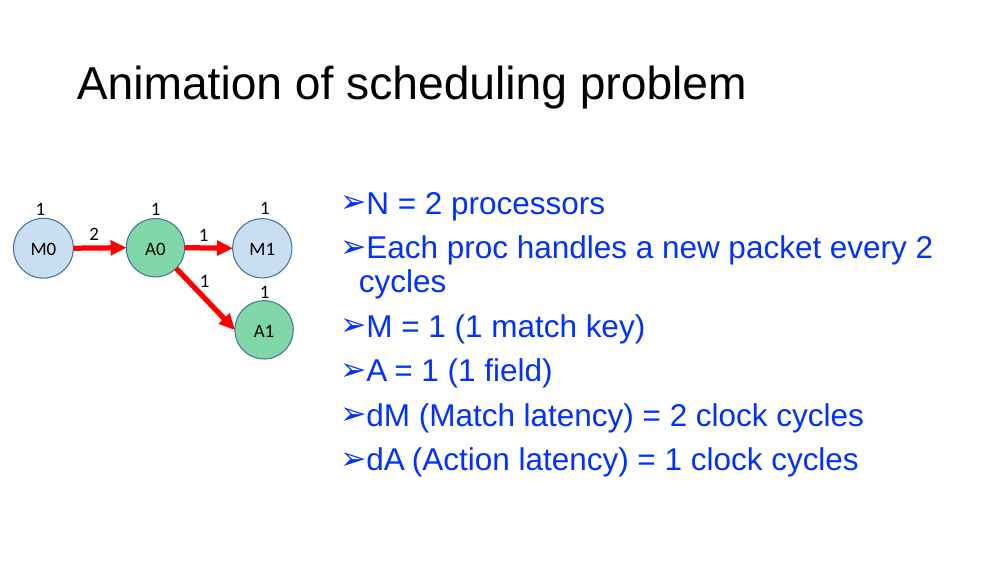
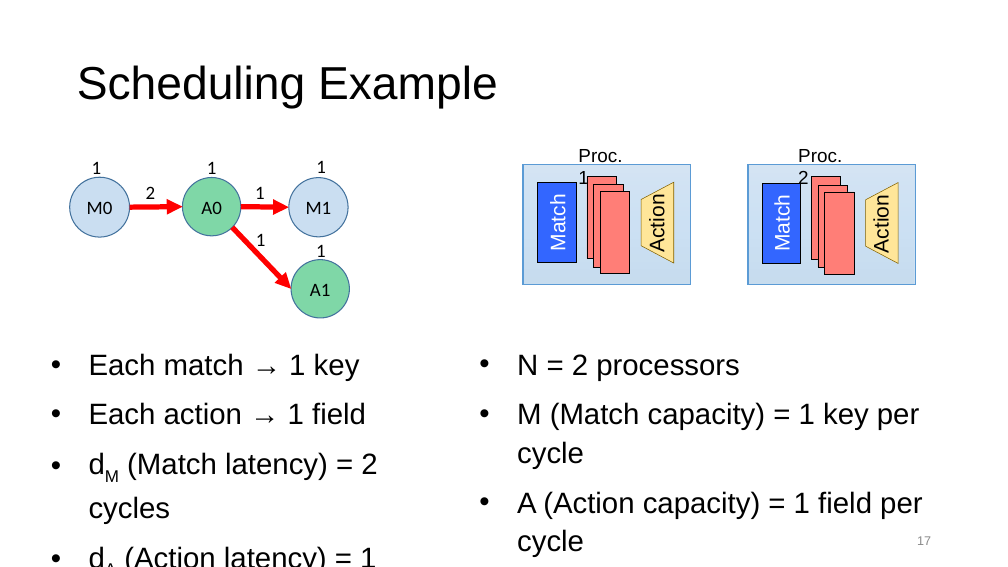
Before and after one commit to anirudhSK/drmt_talk, a slide deck: slide 17 of drmt.pptx. Drawn at 1008x567 pixels with LibreOffice and Linux fonts; fonts in the diff are those of the drawing. Boxes give left, top, right and bottom in pixels: in the first picture for what was removed or moved away, otherwise in the second. Text is boxed around its words. In the diff, an @@ line names an element or a change of style, - is before the commit and + after.

```diff
--- a/drmt.pptx
+++ b/drmt.pptx
@@ title at <box>77,65,498,109</box>: text changed @@
-Animation of scheduling problem
+Scheduling Example
@@ text "1": place and size @@
-text "1" at <box>260,202,270,220</box>
+text "1" at <box>255,187,265,205</box>
@@ text "1": place and size @@
-text "1" at <box>200,274,210,293</box>
+text "1" at <box>316,161,326,179</box>
@@ 4 texts, 4 ellipses, 3 arrows: place and size @@
-4 texts, 4 ellipses, 3 arrows at <box>14,202,293,359</box>
+4 texts, 4 ellipses, 3 arrows at <box>70,161,349,318</box>
@@ text removed at <box>359,192,934,476</box> @@
-  ➢ N = 2 processors
-  ➢ Each proc handles a new packet every 2 cycles
-  ➢ M = 1 (1 match key)
-  ➢ A = 1 (1 field)
-  ➢ dM (Match latency) = 2 clock cycles
-  ➢ dA (Action latency) = 1 clock cycles
@@ group added at <box>517,149,922,557</box>: 12 rectangles, 5 texts, 2 trapezoids @@
+  • N = 2 processors
+  • M (Match capacity) = 1 key per cycle
+  • A (Action capacity) = 1 field per cycle
+  • IPC (Concurrency) = 1 pkt per cycle
+Proc. 1
+Proc. 2
+Match
+Action
+Match
+Action
@@ text "1": place and size @@
-text "1" at <box>199,228,209,246</box>
+text "1" at <box>256,233,266,252</box>
@@ text added at <box>89,353,377,524</box>, 28 pt, text #000000 @@
+  • Each match → 1 key
+  • Each action → 1 field
+  • dM (Match latency) = 2 cycles
+  • dA (Action latency) = 1 cycles
@@ page number added at <box>917,536,931,545</box>, 12 pt, text #8C8C8C @@
+17
```
Also in this commit, not shown: 19 other slides changed, 6 slides added, 13 slides removed, 2 other files.
